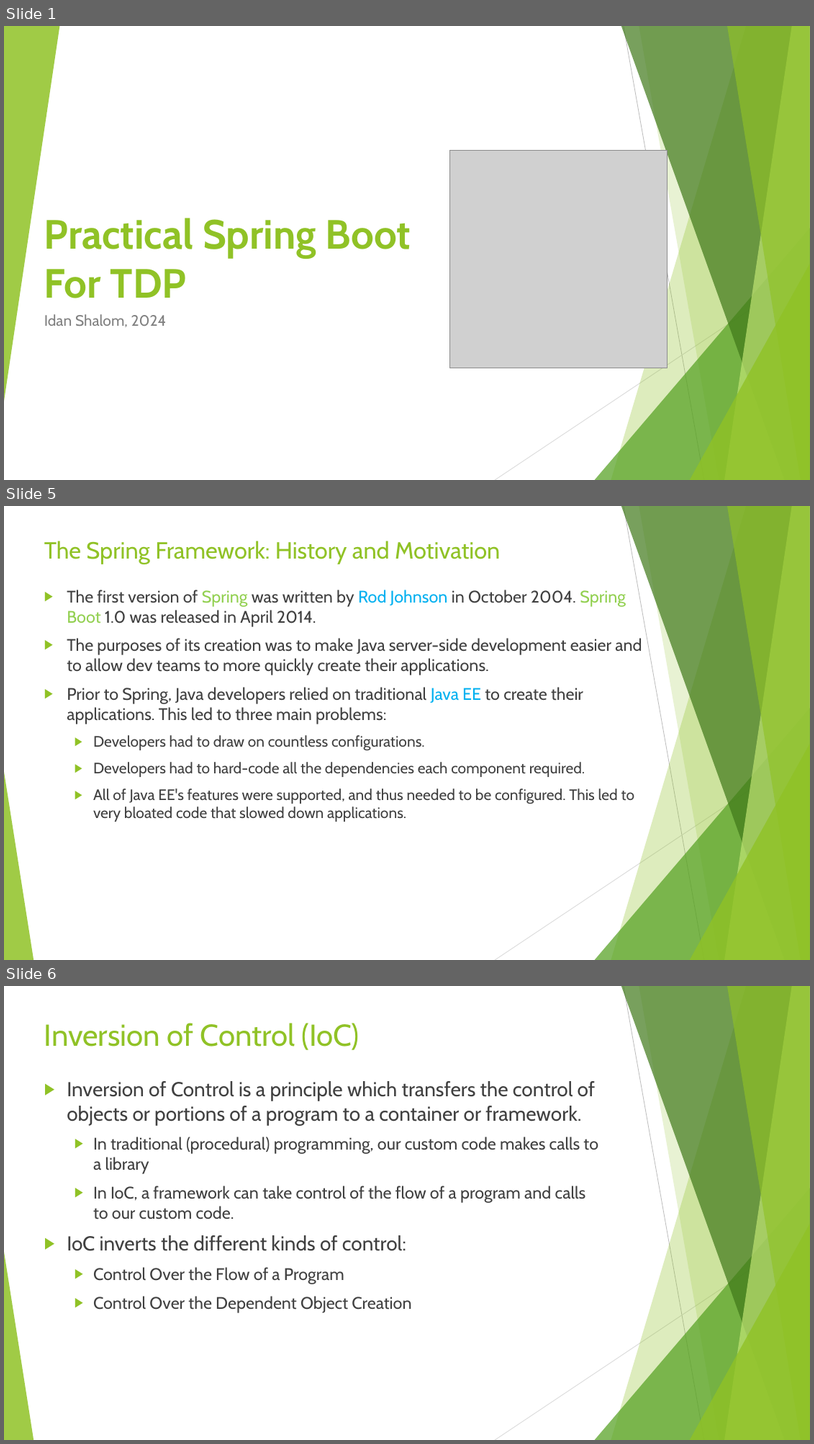
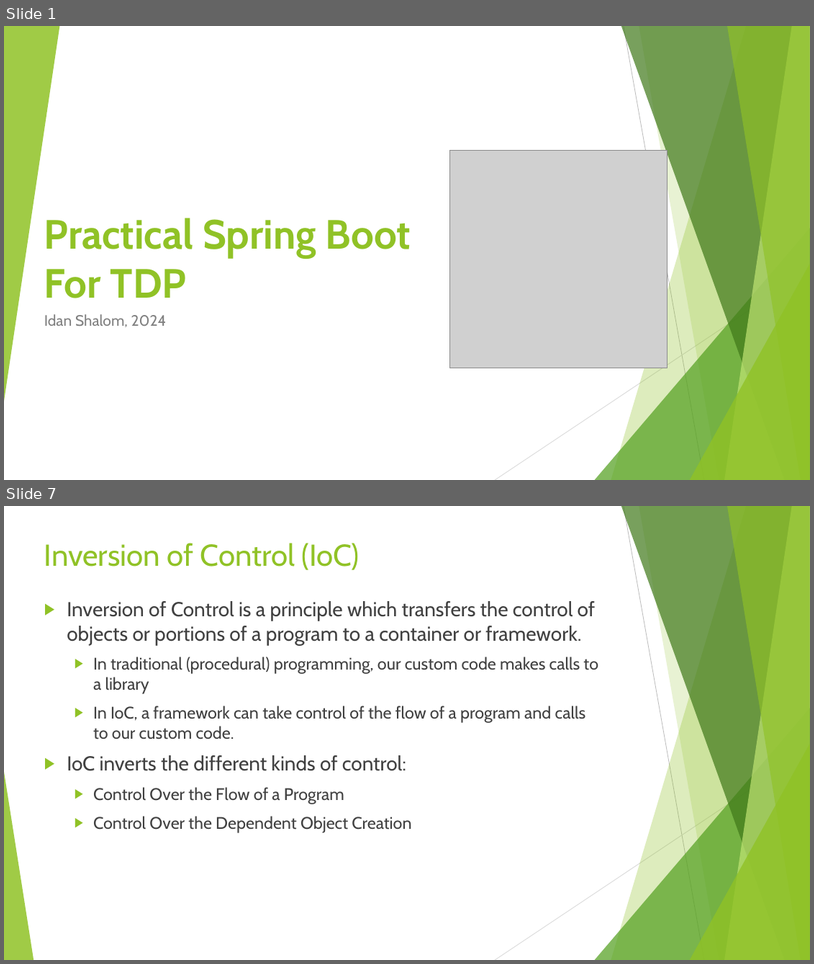
Before and after one commit to idanshal/sb-todo-app-tdp, a slide deck: course_data/presentations/practical_spring_boot_for_tdp_01.pptx. Shown one above the other, each under a label of ours: slides 1, 5 and 6 before the commit, slides 1 and 7 after it; the slides between them are not shown. The pictures are 814x1444 and 814x964 pixels, drawn with LibreOffice and Linux fonts; fonts in the diff are those of the drawing; grey boxes stand for pictures. Boxes give left, top, right and bottom in pixels: in the first picture for what was removed or moved away, otherwise in the second. Text is boxed around its words. In the diff, an @@ line names an element or a change of style, - is before the commit and + after.

```diff
--- a/course_data/presentations/practical_spring_boot_for_tdp_01.pptx
+++ b/course_data/presentations/practical_spring_boot_for_tdp_01.pptx
@@ slide 5 removed at [4,506,810,960], background #FFFFFF; not listed: 10 template elements that a slide beside it also shows @@
@@ title removed at [44,541,500,564] @@
-The Spring Framework: History and Motivation
@@ text removed at [67,590,642,821] @@
-▶ The first version of Spring was written by Rod Johnson in October 2004. Spring Boot 1.0 was released in April 2014.
-▶ The purposes of its creation was to make Java server-side development easier and to allow dev teams to more quickly create their applications.
-▶ Prior to Spring, Java developers relied on traditional Java EE to create their applications. This led to three main problems:
-  ▶ Developers had to draw on countless configurations.
-  ▶ Developers had to hard-code all the dependencies each component required.
-  ▶ All of Java EE's features were supported, and thus needed to be configured. This led to very bloated code that slowed down applications.
@@ what was slide 6 is now slide 7 @@
```
Also in this commit, not shown: 8 slides changed, 1 slide added, 6 other slides removed, 1 other file.
